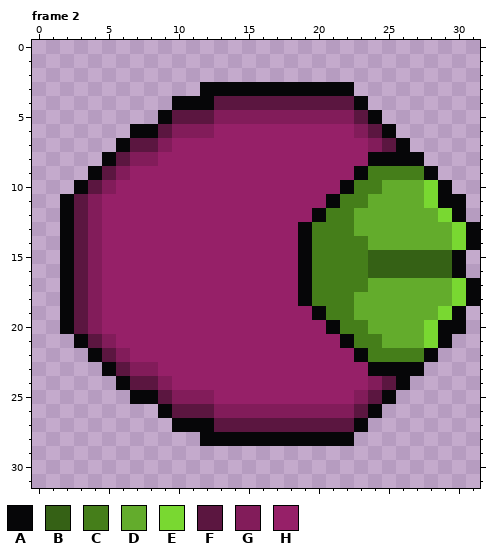
Pixel-art file -- assets/sprites/legval/turret_helice.ase. Above is the file before it was changed.
32x32 pixels, 6 frames. Shown: frame 2. The commit also changed other frames, which this record leaves out.
Visible layers, top first: "Layer 3", "Layer 2", "Layer 4" opacity 26%.
Palette (. is transparent): A #060608  B #356115  C #457e1a  D #63ac2c  E #79d831  F #5b1640  G #821c5a  H #962068
Pixels before, frame 2, first column x 2:
 3 ..........AAAAAAAAAAA.........
 4 ........AAAFFFFFFFFFFA........
 5 .......AFFFGGGGGGGGGGFA.......
 6 .....AAFGGGHHHHHHHHHHGFA......
 7 ....AFFGHHHHHHHHHHHHHHGFA.....
 8 ...AFGGHHHHHHHHHHHHHHHAAAA....
 9 ..AFGHHHHHHHHHHHHHHHHACCCCA...
10 .AFGHHHHHHHHHHHHHHHHACCDDDEA..
11 AFGHHHHHHHHHHHHHHHHACCDDDDEAA.
12 AFGHHHHHHHHHHHHHHHACCDDDDDDEA.
13 AFGHHHHHHHHHHHHHHACCCDDDDDDDEA
14 AFGHHHHHHHHHHHHHHACCCCDDDDDDEA
15 AFGHHHHHHHHHHHHHHACCCCBBBBBBA.
16 AFGHHHHHHHHHHHHHHACCCCBBBBBBA.
17 AFGHHHHHHHHHHHHHHACCCCDDDDDDEA
18 AFGHHHHHHHHHHHHHHACCCDDDDDDDEA
19 AFGHHHHHHHHHHHHHHHACCDDDDDDEA.
20 AFGHHHHHHHHHHHHHHHHACCDDDDEAA.
21 .AFGHHHHHHHHHHHHHHHHACCDDDEA..
22 ..AFGHHHHHHHHHHHHHHHHACCCCA...
23 ...AFGGHHHHHHHHHHHHHHHAAAA....
24 ....AFFGHHHHHHHHHHHHHHGFA.....
25 .....AAFGGGHHHHHHHHHHGFA......
26 .......AFFFGGGGGGGGGGFA.......
27 ........AAAFFFFFFFFFFA........
28 ..........AAAAAAAAAAA.........
Now the later version:
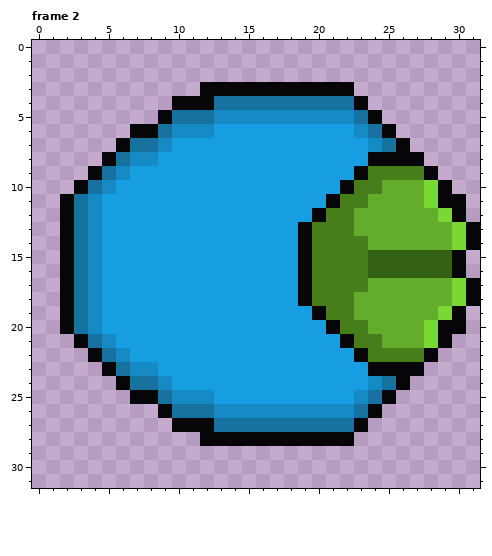
The edit:
colour F: #5b1640 -> #16719e
colour G: #821c5a -> #168ac4
colour H: #962068 -> #169ee1
Changed places in both pictures, as pixel boxes (x1, y1, x2, y2):
changed: (74, 96, 396, 432)
